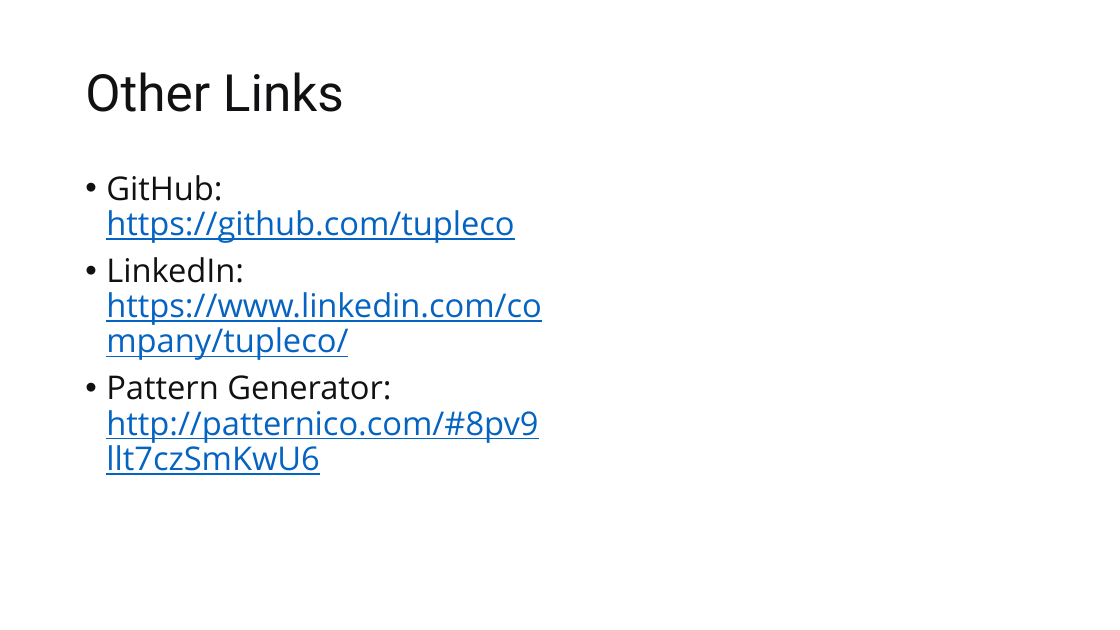
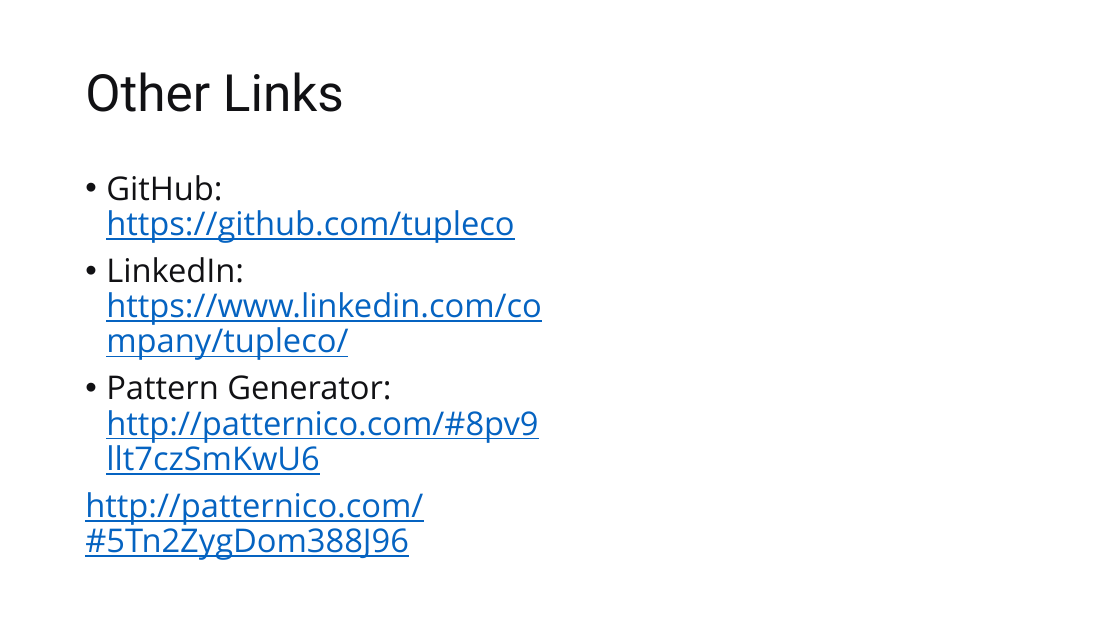
Before and after one commit to tuplexyz/tuplexyz.github.io, a slide deck: slide 5 of TupleBrandStandards.pptx. Drawn at 1120x630 pixels with LibreOffice and Linux fonts; fonts in the diff are those of the drawing. Boxes give left, top, right and bottom in pixels: in the first picture for what was removed or moved away, otherwise in the second. Text is boxed around its words. In the diff, an @@ line names an element or a change of style, - is before the commit and + after.

```diff
--- a/TupleBrandStandards.pptx
+++ b/TupleBrandStandards.pptx
@@ text at (85, 492, 423, 560): paragraph added @@
+http://patternico.com/#5Tn2ZygDom388J96
```
Also in this commit, not shown: 20 other files.
